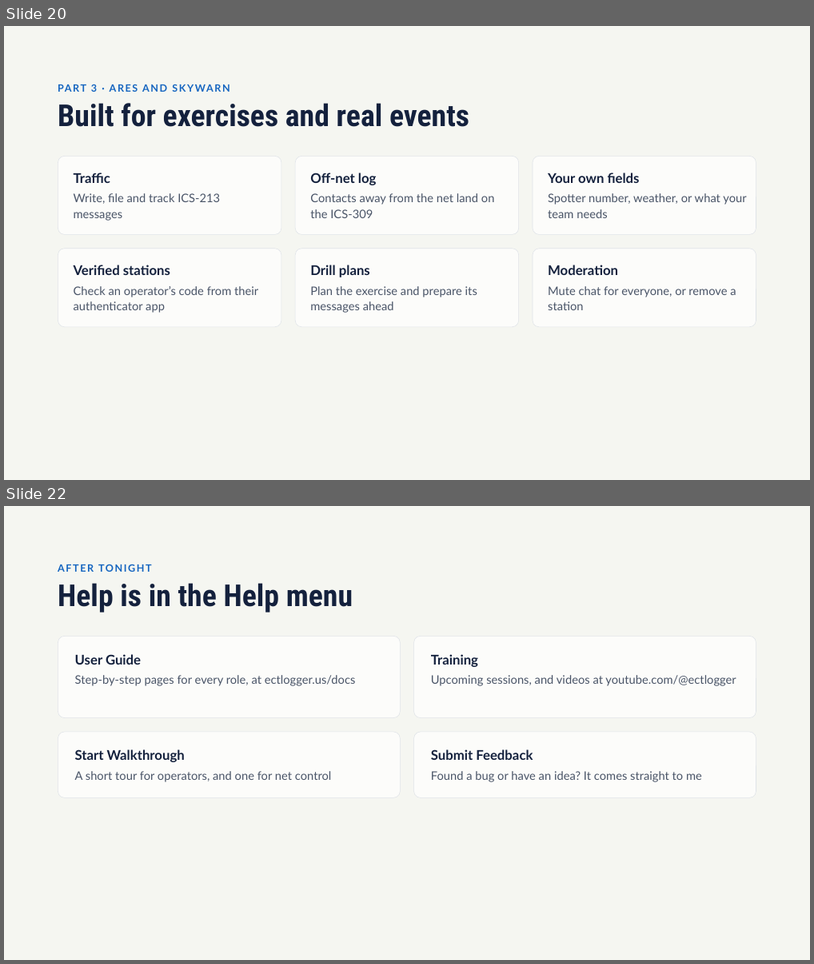
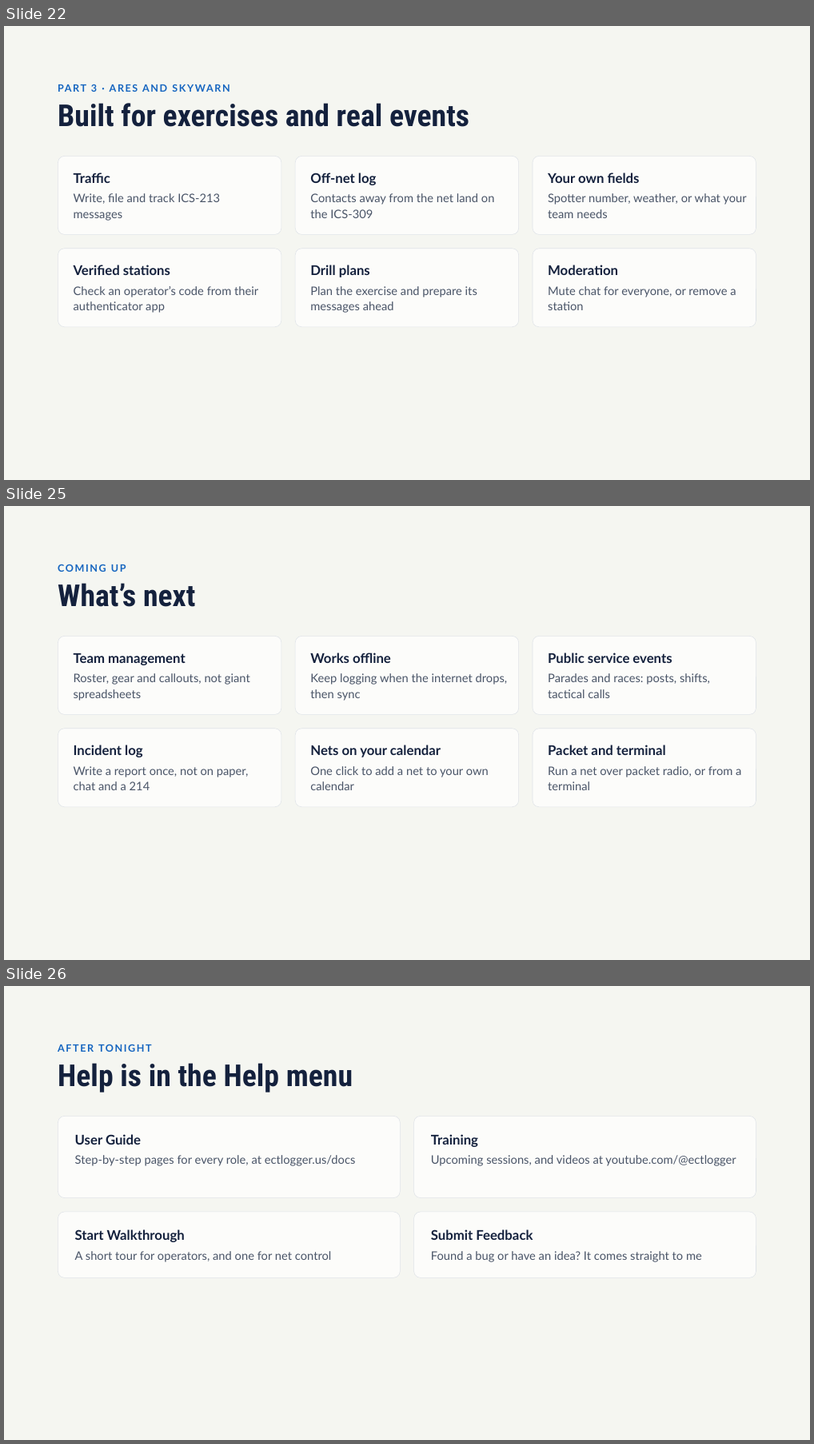
Before and after one commit to bradbrownjr/ectlogger, a slide deck: docs/training/decks/wssm-2026-11-12/ECTLogger_WSSM_Presentation.pptx. Shown one above the other, each under a label of ours: slides 20 and 22 before the commit, slides 22, 25 and 26 after it; the slides between them are not shown. The pictures are 814x964 and 814x1444 pixels, drawn with LibreOffice and Linux fonts; fonts in the diff are those of the drawing. Boxes give left, top, right and bottom in pixels: in the first picture for what was removed or moved away, otherwise in the second. Text is boxed around its words. In the diff, an @@ line names an element or a change of style, - is before the commit and + after.

```diff
--- a/docs/training/decks/wssm-2026-11-12/ECTLogger_WSSM_Presentation.pptx
+++ b/docs/training/decks/wssm-2026-11-12/ECTLogger_WSSM_Presentation.pptx
@@ slide 25 added at [4,506,810,960], background #F5F6F1 @@
@@ text added at [58,564,126,572], 12 pt, text #1565C0, bold @@
+COMING UP
@@ title added at [58,583,195,607], 36 pt, text #14213D, bold @@
+What’s next
@@ rounded rectangle added at [58,636,282,715], fill #FCFCFA, outline #DFE3E8 0.5 pt @@
@@ rounded rectangle added at [295,636,519,715], fill #FCFCFA, outline #DFE3E8 0.5 pt @@
@@ rounded rectangle added at [533,636,757,715], fill #FCFCFA, outline #DFE3E8 0.5 pt @@
@@ text added at [74,653,186,665], 16 pt, text #14213D, bold @@
+Team management
@@ text added at [74,673,250,700], 14 pt, text #4A5568 @@
+Roster, gear and callouts, not giant spreadsheets
@@ text added at [310,652,391,663], 16 pt, text #14213D, bold @@
+Works offline
@@ text added at [310,673,508,700], 14 pt, text #4A5568 @@
+Keep logging when the internet drops, then sync
@@ text added at [548,652,672,663], 16 pt, text #14213D, bold @@
+Public service events
@@ text added at [548,673,710,698], 14 pt, text #4A5568 @@
+Parades and races: posts, shifts, tactical calls
@@ rounded rectangle added at [58,728,282,807], fill #FCFCFA, outline #DFE3E8 0.5 pt @@
@@ text added at [74,744,143,757], 16 pt, text #14213D, bold @@
+Incident log
@@ rounded rectangle added at [295,728,519,807], fill #FCFCFA, outline #DFE3E8 0.5 pt @@
@@ text added at [310,744,441,757], 16 pt, text #14213D, bold @@
+Nets on your calendar
@@ rounded rectangle added at [533,728,757,807], fill #FCFCFA, outline #DFE3E8 0.5 pt @@
@@ text added at [548,744,666,755], 16 pt, text #14213D, bold @@
+Packet and terminal
@@ text added at [74,766,249,790], 14 pt, text #4A5568 @@
+Write a report once, not on paper, chat and a 214
@@ text added at [310,766,489,790], 14 pt, text #4A5568 @@
+One click to add a net to your own calendar
@@ text added at [548,766,742,790], 14 pt, text #4A5568 @@
+Run a net over packet radio, or from a terminal
@@ what was slide 20 is now slide 22 @@
@@ what was slide 22 is now slide 26 @@
```
Also in this commit, not shown: 7 slides changed, 3 other slides added, 18 other files.
